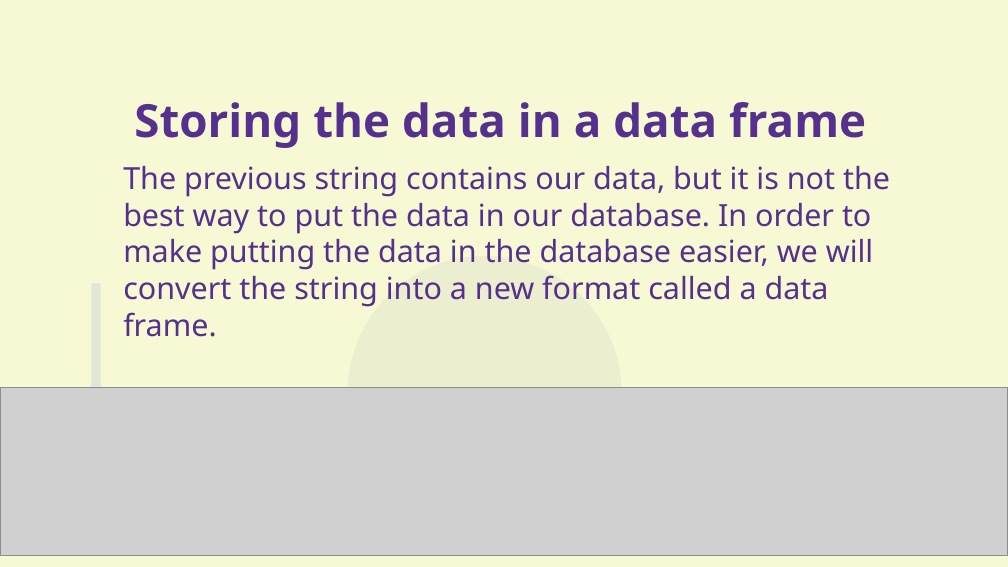
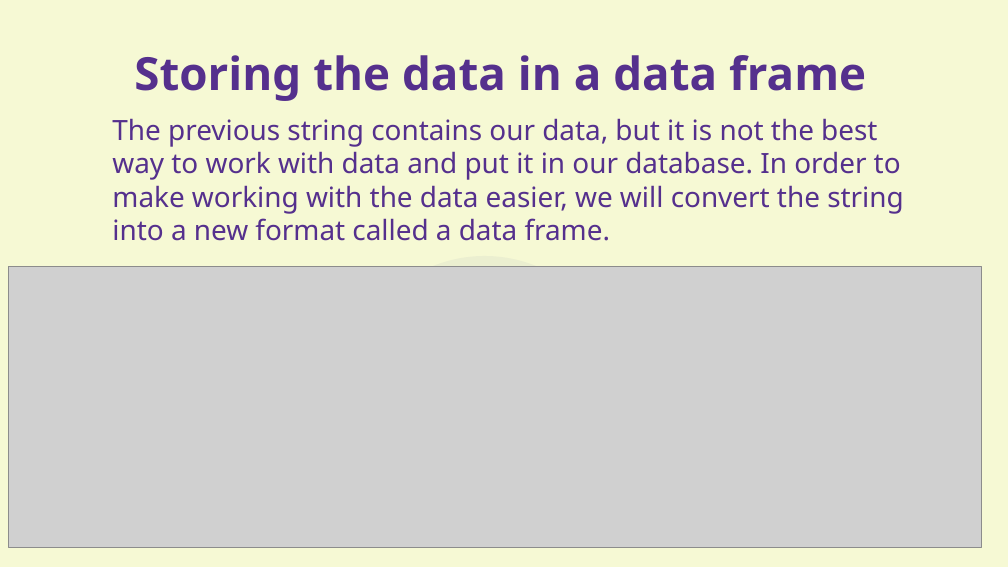
Before and after one commit to aram-de/aas_workshop_pub, a slide deck: slide 26 of presentation_KhanRev.odp. Drawn at 1008x567 pixels with LibreOffice and Linux fonts; fonts in the diff are those of the drawing; grey boxes stand for pictures. Boxes give left, top, right and bottom in pixels: in the first picture for what was removed or moved away, otherwise in the second. Text is boxed around its words. In the diff, an @@ line names an element or a change of style, - is before the commit and + after.

```diff
--- a/presentation_KhanRev.odp
+++ b/presentation_KhanRev.odp
@@ title "Storing the data in a ...": place and size @@
-title "Storing the data in a ..." at bbox=[134, 102, 866, 148]
+title "Storing the data in a ..." at bbox=[134, 55, 866, 101]
@@ text at bbox=[112, 118, 904, 241]: text changed; size 24 to 22 pt @@
-The previous string contains our data, but it is not the best way to put the data in our database. In order to make putting the data in the database easier, we will convert the string into a new format called a data frame.
+The previous string contains our data, but it is not the best way to work with data and put it in our database. In order to make working with the data easier, we will convert the string into a new format called a data frame.
@@ picture: place and size @@
-picture at bbox=[0, 387, 1008, 556]
+picture at bbox=[9, 266, 982, 548]
@@ rectangle removed at bbox=[91, 284, 101, 448] @@
```
Also in this commit, not shown: 26 other slides changed, 2 slides added, 5 slides removed, 2 other files.
